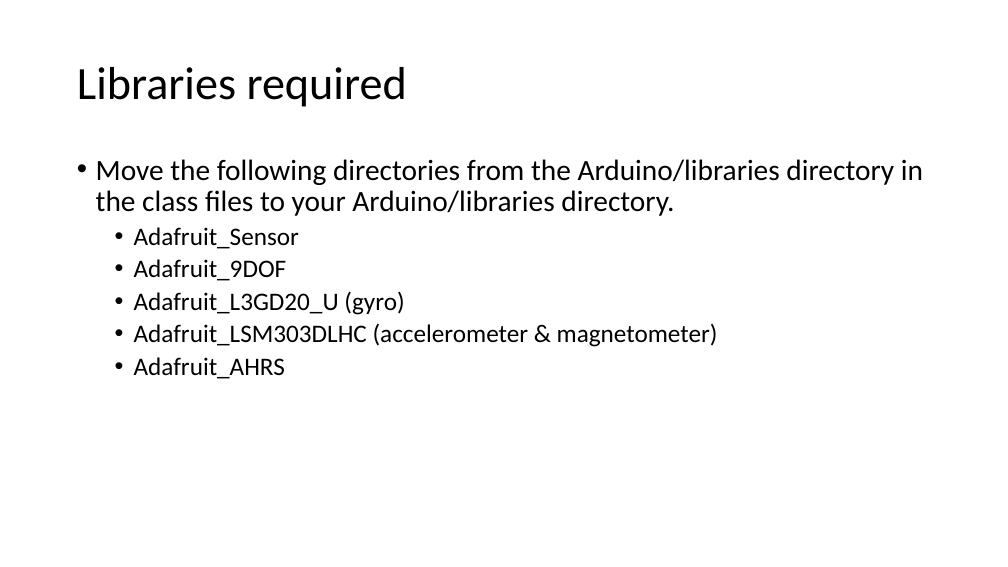
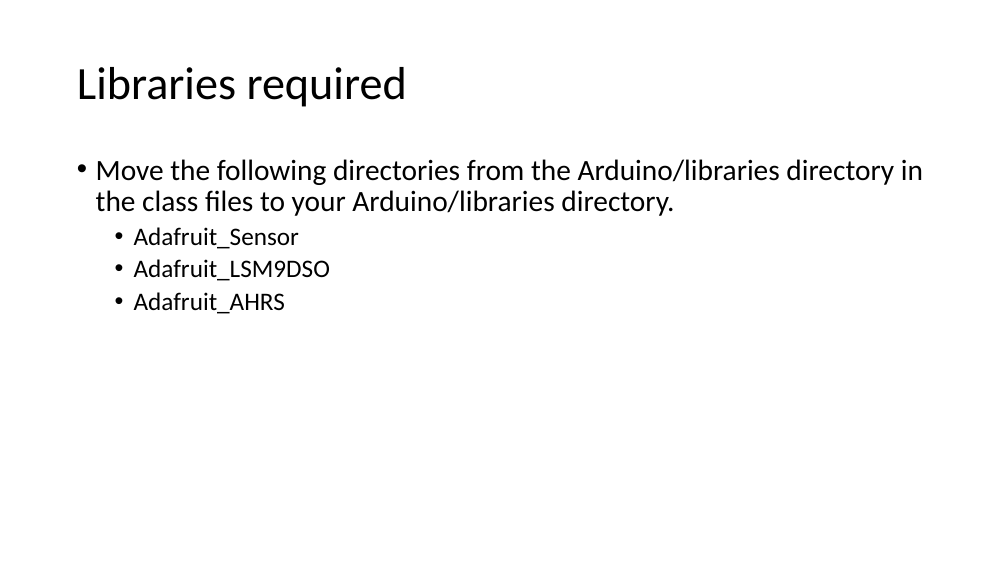
Before and after one commit to logos-electromechanical/SensorWorkshop, a slide deck: slide 25 of presentation/Mobile Sensors Workshop, Part 2.pptx. Drawn at 1008x567 pixels with LibreOffice and Linux fonts; fonts in the diff are those of the drawing. Boxes give left, top, right and bottom in pixels: in the first picture for what was removed or moved away, otherwise in the second. Text is boxed around its words. In the diff, an @@ line names an element or a change of style, - is before the commit and + after.

```diff
--- a/presentation/Mobile Sensors Workshop, Part 2.pptx
+++ b/presentation/Mobile Sensors Workshop, Part 2.pptx
@@ text at bbox=[134, 259, 330, 281]: text changed @@
-  • Adafruit_9DOF
-  • Adafruit_L3GD20_U (gyro)
-  • Adafruit_LSM303DLHC (accelerometer & magnetometer)
+  • Adafruit_LSM9DSO
```
Also in this commit, not shown: 3 other slides changed, 14 other files.
